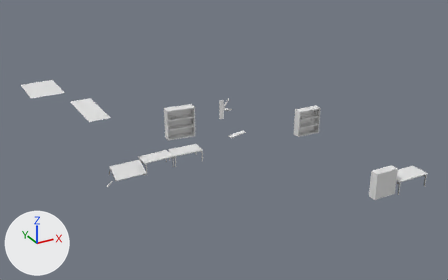
Two versions of the OBJ model Assets/Models/Intro_Level/Tables.obj, one commit apart.
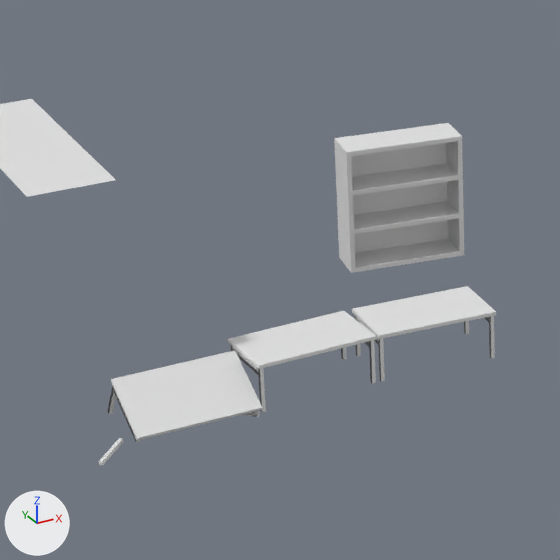
The first picture shows the older version from a camera (50 mm lens) standing at (-5.6, -17.18, 10.2) and looking at (4.8, 1.74, 0.74). The close-ups show both versions on the part from 18% to 49% of the width and 27% to 75% of the height of that picture; other places that the commit changed are outside them. Lighting does not change. The marker at lower left points along +X, +Y and +Z. Where no turn or scale is listed for an object, it has been applied to the vertices.

The first close-up shows 'Ceiling_Board', 'Shelf.002', 'Table.001', 'Table.002', 'Table.003'.
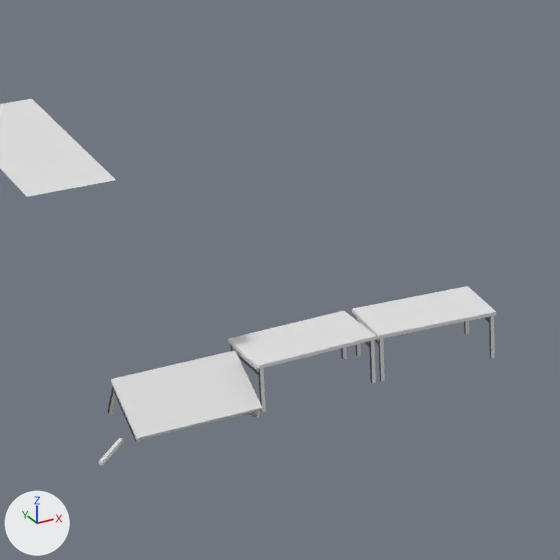
The edits, one by one:
Object 'Shelf.002' (ob_shelf_002) is deleted.

Boxes (x1, y1, x2, y2) around the edits, measured in the close-ups (560 x 560 px):
'Shelf.002', deleted: before (334, 123, 464, 273)
